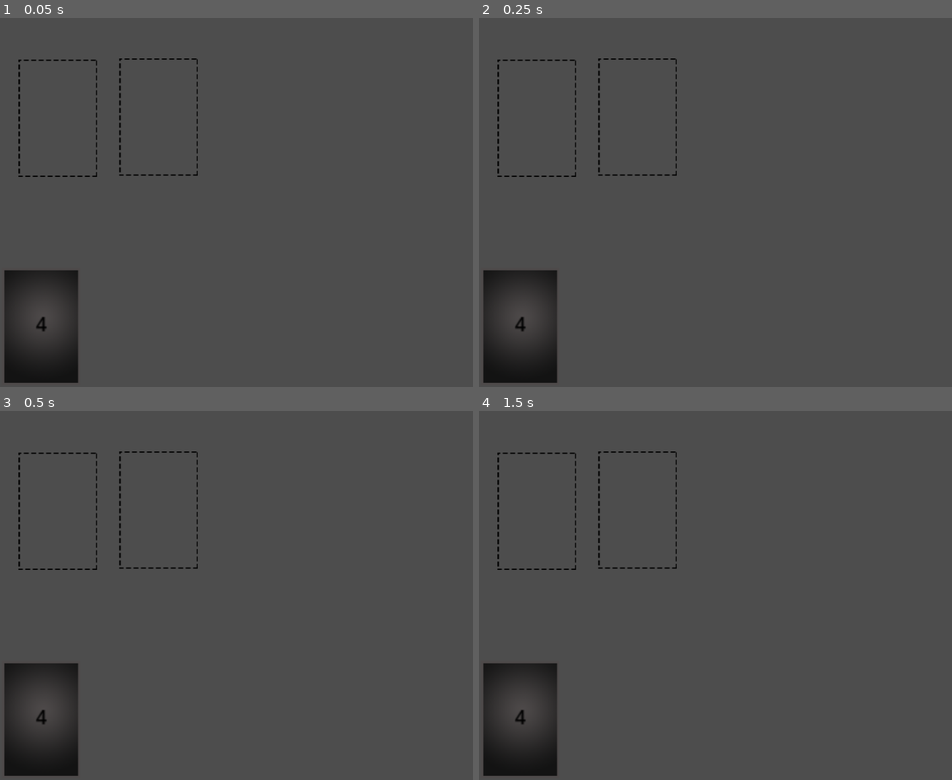
Above: before the commit, frames 1-4 (two rows, left to right).
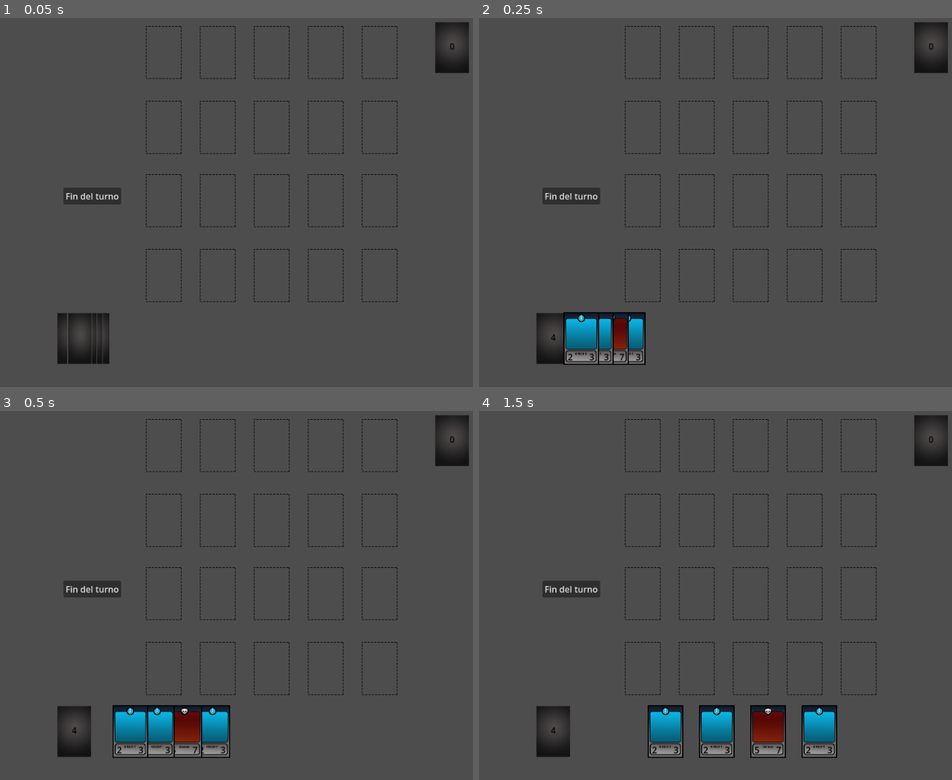
Above: after the commit, the same moments.

Repository: adrianbenn/GDV26
Game: Godot game, scene res://Main.tscn
The game is run twice, just before and just after one commit, with the same random seed, the same clock (stepped at 60 frames per second) and the same inputs.
Inputs (mouse positions are in pixels of both pictures, inside the frame that each line leads up to):
- Up to frame 1 (0.05 s): no input
- Up to frame 2 (0.25 s): no input
- Up to frame 3 (0.5 s): no input
- Up to frame 4 (1.5 s): click (573, 588) at 0.5 s, where only the run after the commit has a clickable "Fin del turno"; move the mouse to (862, 584) at 1.27 s; click (862, 584) at 1.42 s

The runs differ from the first frame. In frame 1, 6.7% of the frame differs, in the area x 0-100%, y 1-99%; in frame 2, 8.3%; in frame 3, 9.4%; in frame 4, 10%.

Commit message:
cardgame,version6,tutorial7

Diff:
--- a/proyecto2/card-game/Deck.gd
+++ b/proyecto2/card-game/Deck.gd
@@ -1,11 +1,11 @@
 extends Node2D
 const CARD_SCENE_PATH = "res://scenes/Card.tscn"
 const CARD_DRAW_SPEED = 1
+const  STARTING_HAND_SIZE = 5
 
-
-var player_deck = ["Knight", "Archer", "Demon", "Knight"]
+var player_deck = ["Knight", "Archer", "Demon", "Knight","Demon", "Knight", "Archer", "Knight"]
 var card_database_reference
-
+var drawn_card_this_turn = true
 
 
 
@@ -14,8 +14,17 @@
 	player_deck.shuffle()
 	$RichTextLabel.text = str(player_deck.size())
 	card_database_reference = preload("res://cardDataBase.gd")
+	for i in range(STARTING_HAND_SIZE):
+		draw_card()
+		drawn_card_this_turn = false
+	drawn_card_this_turn = true
 
 func draw_card():
+	if drawn_card_this_turn:
+		return
+
+	drawn_card_this_turn = true
+
 	var card_drawn_name = player_deck[0]
 	player_deck.erase(card_drawn_name)
 	#if player drew the last card in the deck, disable the deck
--- a/proyecto2/card-game/Main.tscn
+++ b/proyecto2/card-game/Main.tscn
@@ -16,18 +16,95 @@
 [node name="cardManager" type="Node2D" parent="." unique_id=1523193574]
 script = ExtResource("1_uu6xs")
 
-[node name="Cardslot" parent="." unique_id=2012556642 instance=ExtResource("3_r0du0")]
-position = Vector2(108, 172)
+[node name="CardSlots" type="Node2D" parent="." unique_id=2022270064]
 
-[node name="Cardslot2" parent="." unique_id=962049013 instance=ExtResource("3_r0du0")]
-position = Vector2(276, 170)
+[node name="Cardslot" parent="CardSlots" unique_id=2012556642 instance=ExtResource("3_r0du0")]
+position = Vector2(516, 483)
+scale = Vector2(0.5, 0.5)
+
+[node name="Cardslot4" parent="CardSlots" unique_id=1451223443 instance=ExtResource("3_r0du0")]
+position = Vector2(616, 483)
+scale = Vector2(0.5, 0.5)
+
+[node name="Cardslot5" parent="CardSlots" unique_id=1835093142 instance=ExtResource("3_r0du0")]
+position = Vector2(716, 483)
+scale = Vector2(0.5, 0.5)
+
+[node name="Cardslot2" parent="CardSlots" unique_id=962049013 instance=ExtResource("3_r0du0")]
+position = Vector2(416, 483)
+scale = Vector2(0.5, 0.5)
+
+[node name="Cardslot3" parent="CardSlots" unique_id=118778140 instance=ExtResource("3_r0du0")]
+position = Vector2(316, 483)
+scale = Vector2(0.5, 0.5)
+
+[node name="Cardslot6" parent="CardSlots" unique_id=453321160 instance=ExtResource("3_r0du0")]
+position = Vector2(516, 344)
+scale = Vector2(0.5, 0.5)
+
+[node name="Cardslot7" parent="CardSlots" unique_id=1642508396 instance=ExtResource("3_r0du0")]
+position = Vector2(616, 344)
+scale = Vector2(0.5, 0.5)
+
+[node name="Cardslot8" parent="CardSlots" unique_id=1989059844 instance=ExtResource("3_r0du0")]
+position = Vector2(716, 344)
+scale = Vector2(0.5, 0.5)
+
+[node name="Cardslot9" parent="CardSlots" unique_id=146015319 instance=ExtResource("3_r0du0")]
+position = Vector2(416, 344)
+scale = Vector2(0.5, 0.5)
+
+[node name="Cardslot10" parent="CardSlots" unique_id=474954298 instance=ExtResource("3_r0du0")]
+position = Vector2(316, 344)
+scale = Vector2(0.5, 0.5)
+
+[node name="Cardslot11" parent="CardSlots" unique_id=536063593 instance=ExtResource("3_r0du0")]
+position = Vector2(516, 208)
+scale = Vector2(0.5, 0.5)
+
+[node name="Cardslot12" parent="CardSlots" unique_id=643169635 instance=ExtResource("3_r0du0")]
+position = Vector2(616, 208)
+scale = Vector2(0.5, 0.5)
+
+[node name="Cardslot13" parent="CardSlots" unique_id=1306850792 instance=ExtResource("3_r0du0")]
+position = Vector2(716, 208)
+scale = Vector2(0.5, 0.5)
+
+[node name="Cardslot14" parent="CardSlots" unique_id=943322697 instance=ExtResource("3_r0du0")]
+position = Vector2(416, 208)
+scale = Vector2(0.5, 0.5)
+
+[node name="Cardslot15" parent="CardSlots" unique_id=157065016 instance=ExtResource("3_r0du0")]
+position = Vector2(316, 208)
+scale = Vector2(0.5, 0.5)
+
+[node name="Cardslot16" parent="CardSlots" unique_id=221297383 instance=ExtResource("3_r0du0")]
+position = Vector2(516, 69)
+scale = Vector2(0.5, 0.5)
+
+[node name="Cardslot17" parent="CardSlots" unique_id=1778808872 instance=ExtResource("3_r0du0")]
+position = Vector2(616, 69)
+scale = Vector2(0.5, 0.5)
+
+[node name="Cardslot18" parent="CardSlots" unique_id=257722250 instance=ExtResource("3_r0du0")]
+position = Vector2(716, 69)
+scale = Vector2(0.5, 0.5)
+
+[node name="Cardslot19" parent="CardSlots" unique_id=469875896 instance=ExtResource("3_r0du0")]
+position = Vector2(416, 69)
+scale = Vector2(0.5, 0.5)
+
+[node name="Cardslot20" parent="CardSlots" unique_id=1356336771 instance=ExtResource("3_r0du0")]
+position = Vector2(316, 69)
+scale = Vector2(0.5, 0.5)
 
 [node name="playerHand" type="Node2D" parent="." unique_id=353121817]
 position = Vector2(276, 170)
 script = ExtResource("3_cm0pq")
 
 [node name="Deck" type="Node2D" parent="." unique_id=1381117145]
-position = Vector2(80, 520)
+position = Vector2(150, 600)
+scale = Vector2(0.5, 0.5)
 script = ExtResource("5_3dxm6")
 
 [node name="Sprite2D" type="Sprite2D" parent="Deck" unique_id=75863033]
@@ -59,3 +136,30 @@
 
 [node name="inputManager" type="Node2D" parent="." unique_id=1648649789]
 script = ExtResource("8_trn2v")
+
+[node name="endTurnButton" type="Button" parent="." unique_id=2025400293]
+offset_left = 130.0
+offset_top = 320.0
+offset_right = 237.0
+offset_bottom = 351.0
+text = "Fin del turno"
+
+[node name="opponentDeck" type="Node2D" parent="." unique_id=2003612893]
+
+[node name="Deck" type="Node2D" parent="opponentDeck" unique_id=2104924832]
+position = Vector2(850, 60)
+scale = Vector2(0.5, 0.5)
+
+[node name="Sprite2D" type="Sprite2D" parent="opponentDeck/Deck" unique_id=1861708915]
+z_index = -2
+texture = ExtResource("5_fos0i")
+
+[node name="RichTextLabel" type="RichTextLabel" parent="opponentDeck/Deck" unique_id=1193430043]
+modulate = Color(0, 0, 0, 1)
+z_index = -2
+offset_left = -9.0
+offset_top = -28.0
+offset_right = 31.0
+offset_bottom = 12.0
+scale = Vector2(2, 2)
+text = "0"
--- a/proyecto2/card-game/card_manager.gd
+++ b/proyecto2/card-game/card_manager.gd
@@ -3,8 +3,8 @@
 const COLLISION_MASK_CARD = 1
 const COLLISION_MASK_CARD_SLOT = 2
 const DEFAULT_CARD_MOVE_SPEED = 0.1
-
-
+const DEFAULT_CARD_SCALE = 0.5
+const CARD_BIGGER_SCALE = 0.55
 
 var screen_size
 var card_being_dragged
@@ -28,10 +28,10 @@
 
 func start_drag(card):
 	card_being_dragged = card
-	card.scale = Vector2(1, 1)
+	card.scale = Vector2(DEFAULT_CARD_SCALE, DEFAULT_CARD_SCALE)
 
 func finish_drag():
-	card_being_dragged.scale = Vector2(1.05, 1.05)
+	card_being_dragged.scale = Vector2(CARD_BIGGER_SCALE, CARD_BIGGER_SCALE)
 	var card_slot_found = raycast_check_for_card_slot()
 	if card_slot_found and not card_slot_found.card_in_slot:
 		player_hand_reference.remove_card_from_hand(card_being_dragged)
@@ -71,10 +71,10 @@
 
 func highlight_card(card, hovered):
 	if hovered:
-		card.scale = Vector2(1.05, 1.05)
+		card.scale = Vector2(CARD_BIGGER_SCALE, CARD_BIGGER_SCALE)
 		card.z_index = 2
 	else:
-		card.scale = Vector2(1, 1)
+		card.scale = Vector2(DEFAULT_CARD_SCALE, DEFAULT_CARD_SCALE)
 		card.z_index = 1
 
 
--- a/proyecto2/card-game/playerHand.gd
+++ b/proyecto2/card-game/playerHand.gd
@@ -2,9 +2,9 @@
 
 
 
-const CARD_WIDTH = 200
-const HAND_Y_POSITION = 520
-const DEFAULT_CARD_MOVE_SPEED = 0.1
+const CARD_WIDTH = 95
+const HAND_Y_POSITION = 600
+const DEFAULT_CARD_MOVE_SPEED = 0.01
 
 
 var player_hand = []
--- a/proyecto2/card-game/project.godot
+++ b/proyecto2/card-game/project.godot
@@ -17,7 +17,8 @@
 
 [display]
 
-window/size/viewport_width=900
+window/size/viewport_width=1000
+window/size/viewport_height=720
 window/vsync/vsync_mode=0
 
 [dotnet]
--- a/proyecto2/card-game/scenes/Card.tscn
+++ b/proyecto2/card-game/scenes/Card.tscn
@@ -165,7 +165,8 @@
 }
 
 [node name="card" type="Node2D" unique_id=471920642]
-position = Vector2(150, 520)
+position = Vector2(150, 600)
+scale = Vector2(0.5, 0.5)
 script = ExtResource("1_hael8")
 
 [node name="CardBackImage" type="Sprite2D" parent="." unique_id=963259291]
